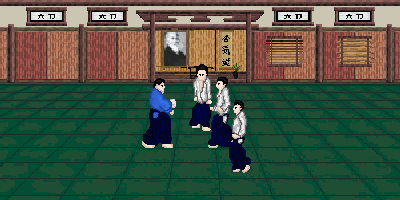
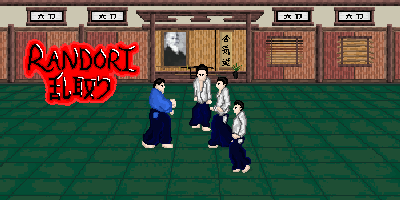
Layered file, before and after one edit (400 × 200). Changes by layer:
added layer "Paint Layer 1" above "uke.png" over (23, 39, 140, 106)
